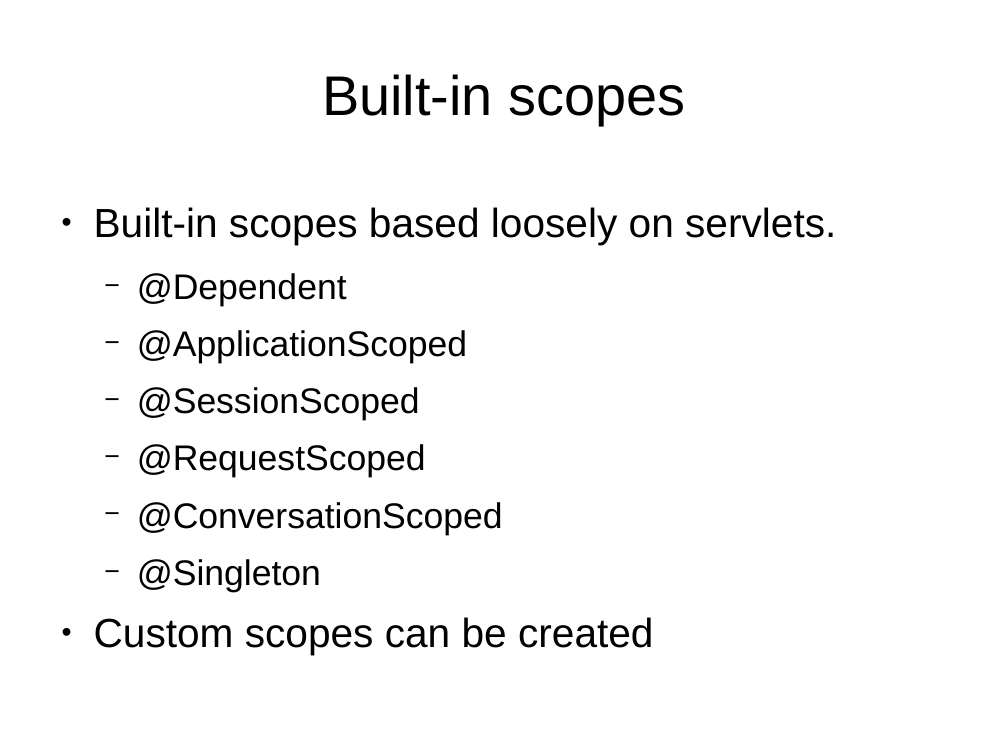
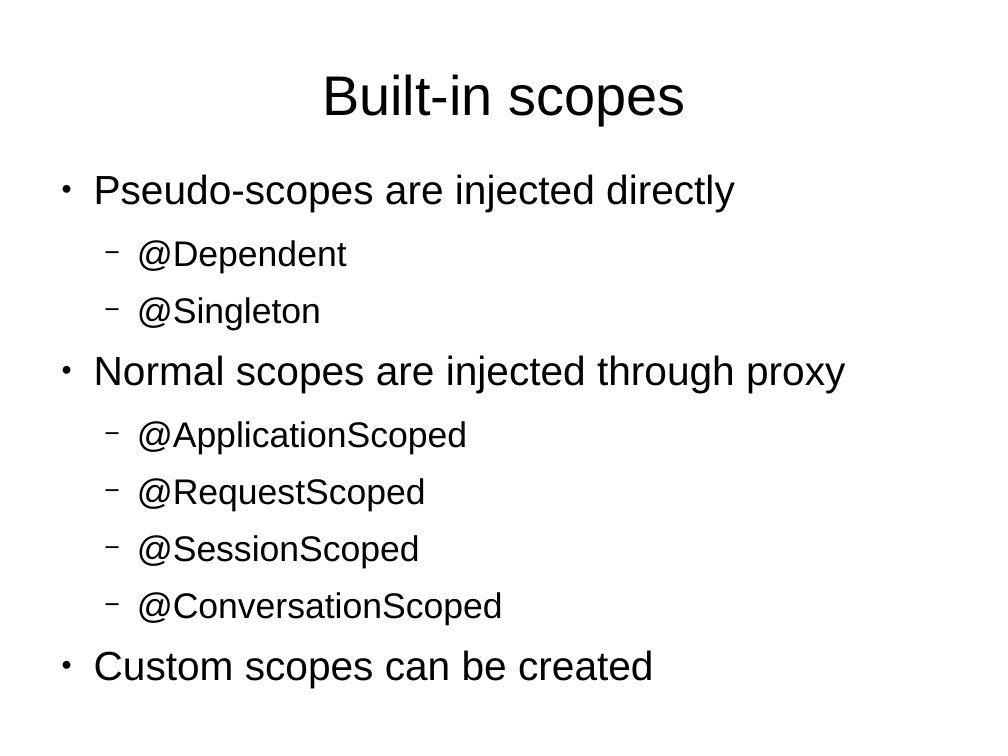
Before and after one commit to FrigoCoder/CDI, a slide deck: slide 61 of CDI.odp (slide 60 before the commit). Drawn at 1008x756 pixels with LibreOffice and Linux fonts; fonts in the diff are those of the drawing. Boxes give left, top, right and bottom in pixels: in the first picture for what was removed or moved away, otherwise in the second. Text is boxed around its words. In the diff, an @@ line names an element or a change of style, - is before the commit and + after.

```diff
--- a/CDI.odp
+++ b/CDI.odp
@@ text at box(94, 174, 735, 212): text changed @@
-● Built-in scopes based loosely on servlets.
+● Pseudo-scopes are injected directly
@@ text at box(94, 297, 845, 393): paragraphs added @@
+  − @Singleton
+● Normal scopes are injected through proxy
@@ text at box(137, 444, 426, 478): paragraph removed @@
-  − @RequestScoped
@@ text at box(137, 478, 426, 511): paragraph added @@
+  − @RequestScoped
@@ text at box(137, 559, 321, 592): paragraph removed @@
-  − @Singleton
```
Also in this commit, not shown: 3 other slides changed, 2 slides added, 1 other file.
